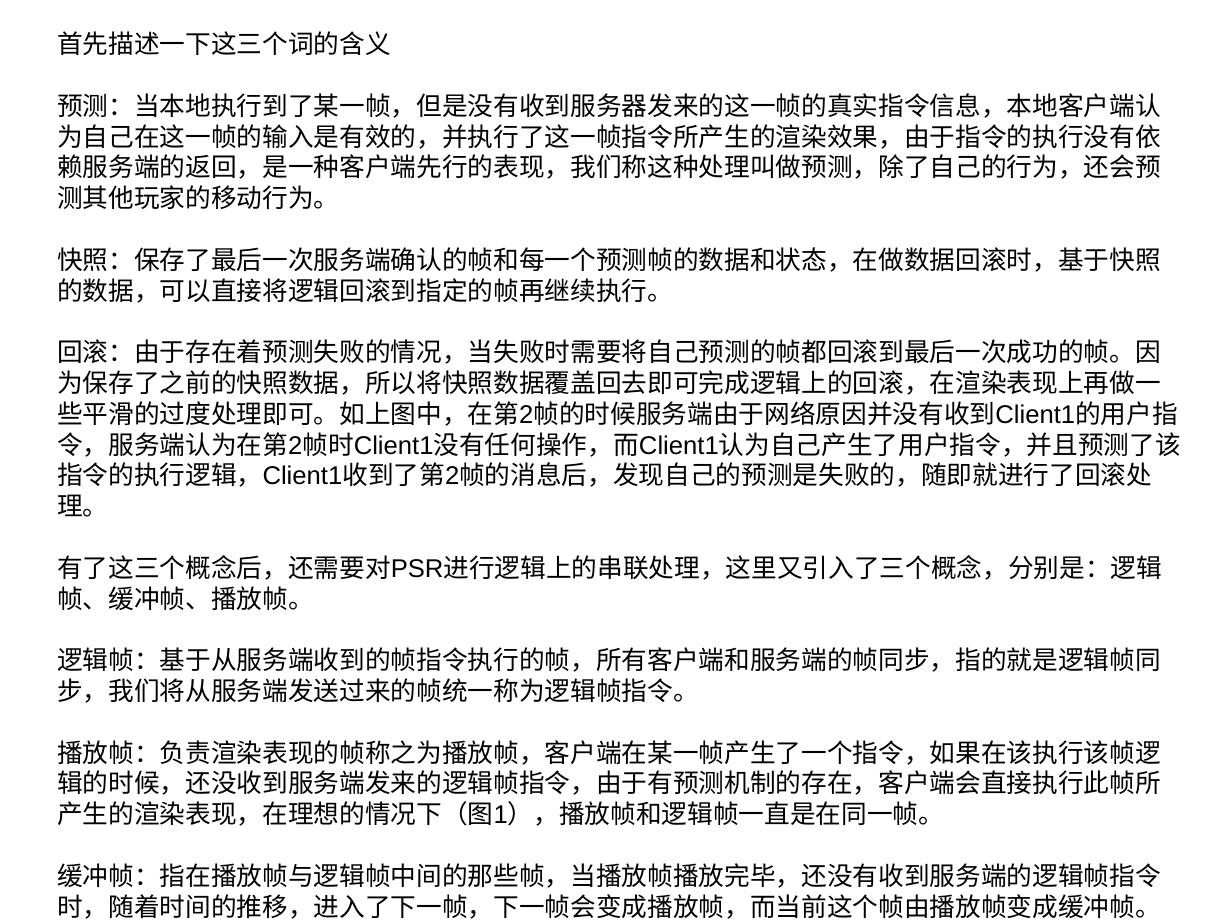
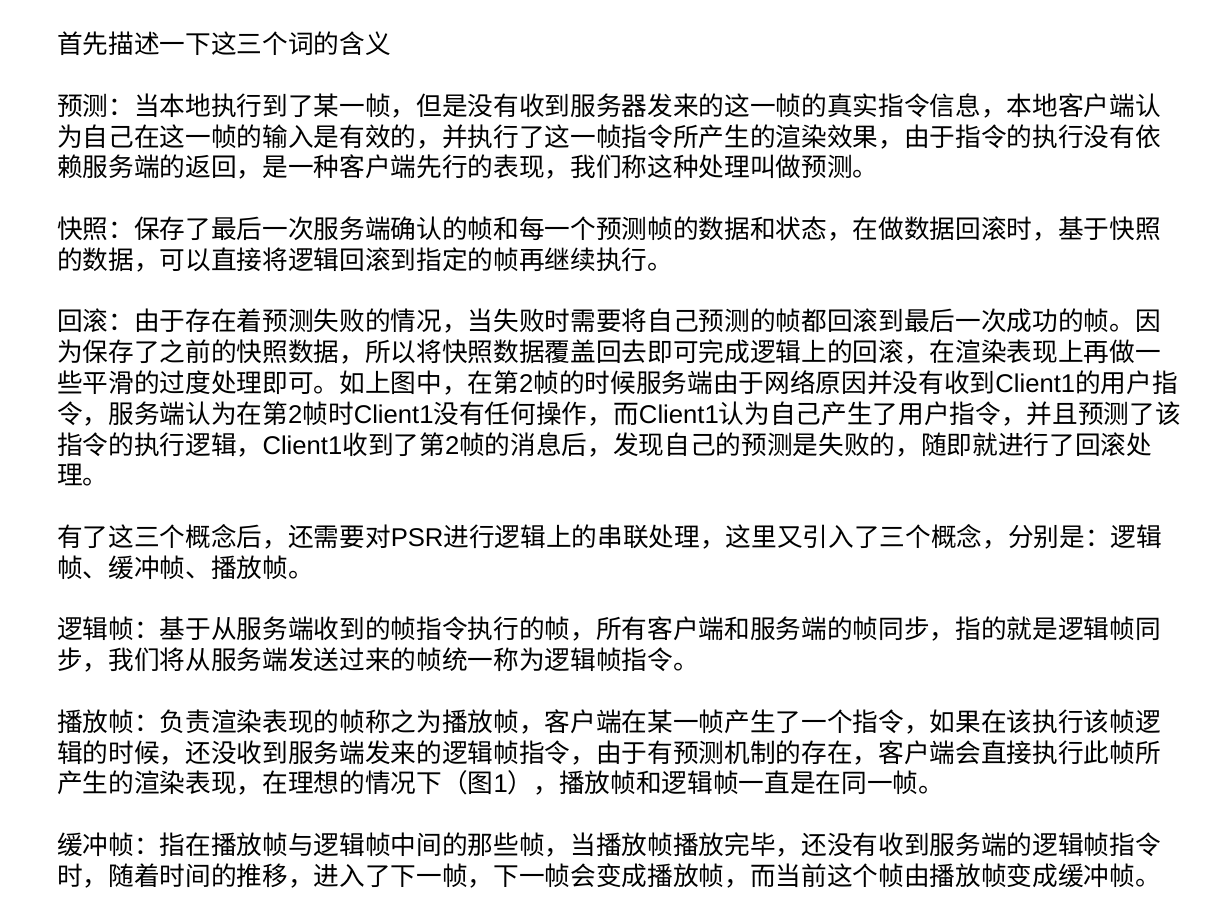
Before and after one commit to cyk88888888/LockStep-StateSynchronization, a slide deck: slide 7 of 浅析帧同步和状态同步.ppt. Drawn at 1232x924 pixels with LibreOffice and Linux fonts; fonts in the diff are those of the drawing. Boxes give left, top, right and bottom in pixels: in the first picture for what was removed or moved away, otherwise in the second. Text is boxed around its words. In the diff, an @@ line names an element or a change of style, - is before the commit and + after.

```diff
--- a/浅析帧同步和状态同步.ppt
+++ b/浅析帧同步和状态同步.ppt
@@ text at [57, 31, 1181, 888]: text changed @@
-首先描述一下这三个词的含义
-预测：当本地执行到了某一帧，但是没有收到服务器发来的这一帧的真实指令信息，本地客户端认为自己在这一帧的输入是有效的，并执行了这一帧指令所产生的渲染效果，由于指令的执行没有依赖服务端的返回，是一种客户端先行的表现，我们称这种处理叫做预测，除了自己的行为，还会预测其他玩家的移动行为。
-快照：保存了最后一次服务端确认的帧和每一个预测帧的数据和状态，在做数据回滚时，基于快照的数据，可以直接将逻辑回滚到指定的帧再继续执行。
-回滚：由于存在着预测失败的情况，当失败时需要将自己预测的帧都回滚到最后一次成功的帧。因为保存了之前的快照数据，所以将快照数据覆盖回去即可完成逻辑上的回滚，在渲染表现上再做一些平滑的过度处理即可。如上图中，在第2帧的时候服务端由于网络原因并没有收到Client1的用户指令，服务端认为在第2帧时Client1没有任何操作，而Client1认为自己产生了用户指令，并且预测了该指令的执行逻辑，Client1收到了第2帧的消息后，发现自己的预测是失败的，随即就进行了回滚处理。
-有了这三个概念后，还需要对PSR进行逻辑上的串联处理，这里又引入了三个概念，分别是：逻辑帧、缓冲帧、播放帧。
-逻辑帧：基于从服务端收到的帧指令执行的帧，所有客户端和服务端的帧同步，指的就是逻辑帧同步，我们将从服务端发送过来的帧统一称为逻辑帧指令。
-播放帧：负责渲染表现的帧称之为播放帧，客户端在某一帧产生了一个指令，如果在该执行该帧逻辑的时候，还没收到服务端发来的逻辑帧指令，由于有预测机制的存在，客户端会直接执行此帧所产生的渲染表现，在理想的情况下（图1），播放帧和逻辑帧一直是在同一帧。
-缓冲帧：指在播放帧与逻辑帧中间的那些帧，当播放帧播放完毕，还没有收到服务端的逻辑帧指令时，随着时间的推移，进入了下一帧，下一帧会变成播放帧，而当前这个帧由播放帧变成缓冲帧。
+首先描述一下这三个词的含义
+预测：当本地执行到了某一帧，但是没有收到服务器发来的这一帧的真实指令信息，本地客户端认为自己在这一帧的输入是有效的，并执行了这一帧指令所产生的渲染效果，由于指令的执行没有依赖服务端的返回，是一种客户端先行的表现，我们称这种处理叫做预测。
+快照：保存了最后一次服务端确认的帧和每一个预测帧的数据和状态，在做数据回滚时，基于快照的数据，可以直接将逻辑回滚到指定的帧再继续执行。
+回滚：由于存在着预测失败的情况，当失败时需要将自己预测的帧都回滚到最后一次成功的帧。因为保存了之前的快照数据，所以将快照数据覆盖回去即可完成逻辑上的回滚，在渲染表现上再做一些平滑的过度处理即可。如上图中，在第2帧的时候服务端由于网络原因并没有收到Client1的用户指令，服务端认为在第2帧时Client1没有任何操作，而Client1认为自己产生了用户指令，并且预测了该指令的执行逻辑，Client1收到了第2帧的消息后，发现自己的预测是失败的，随即就进行了回滚处理。
+有了这三个概念后，还需要对PSR进行逻辑上的串联处理，这里又引入了三个概念，分别是：逻辑帧、缓冲帧、播放帧。
+逻辑帧：基于从服务端收到的帧指令执行的帧，所有客户端和服务端的帧同步，指的就是逻辑帧同步，我们将从服务端发送过来的帧统一称为逻辑帧指令。
+播放帧：负责渲染表现的帧称之为播放帧，客户端在某一帧产生了一个指令，如果在该执行该帧逻辑的时候，还没收到服务端发来的逻辑帧指令，由于有预测机制的存在，客户端会直接执行此帧所产生的渲染表现，在理想的情况下（图1），播放帧和逻辑帧一直是在同一帧。
+缓冲帧：指在播放帧与逻辑帧中间的那些帧，当播放帧播放完毕，还没有收到服务端的逻辑帧指令时，随着时间的推移，进入了下一帧，下一帧会变成播放帧，而当前这个帧由播放帧变成缓冲帧。
```
Also in this commit, not shown: 3 other slides changed, 1 slide added, 2 slides removed, 1 other file.
